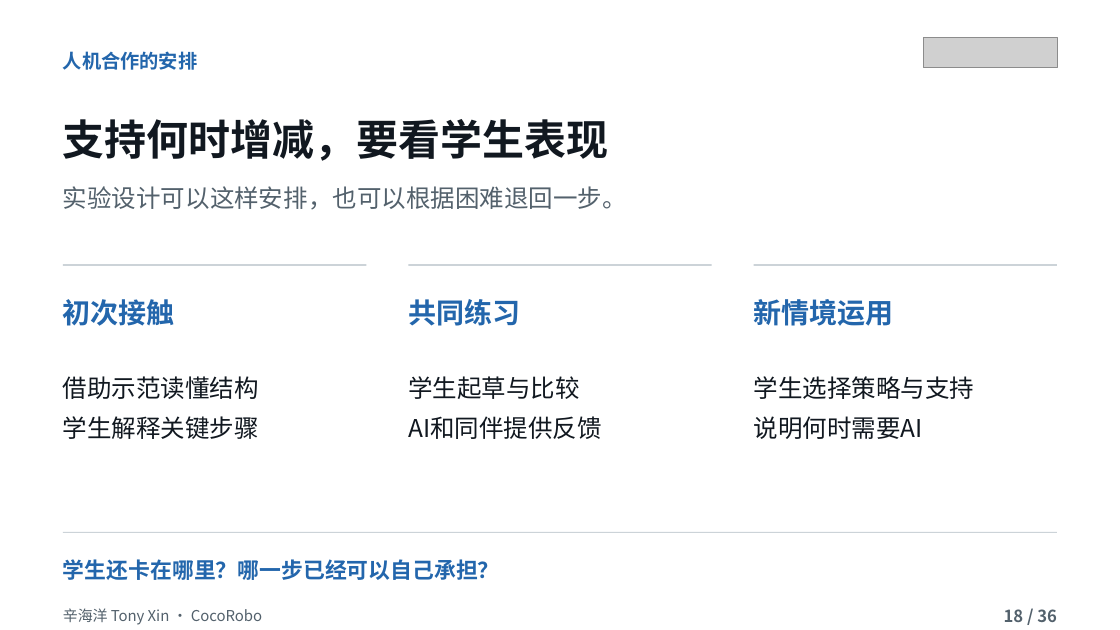
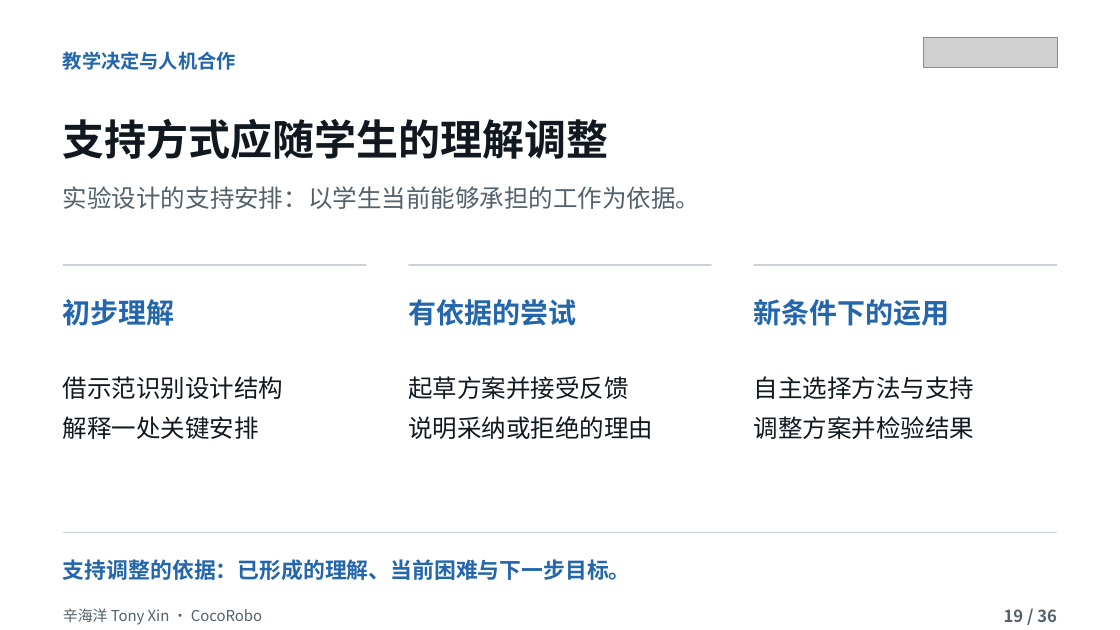
Before and after one commit to tonyxinvip/slides, a slide deck: slide 19 of education-purpose-ai-2026/downloads/AI_Education_Purpose_36slides.pptx (slide 18 before the commit). Drawn at 1120x630 pixels with LibreOffice and Linux fonts; fonts in the diff are those of the drawing; grey boxes stand for pictures. Boxes give left, top, right and bottom in pixels: in the first picture for what was removed or moved away, otherwise in the second. Text is boxed around its words. In the diff, an @@ line names an element or a change of style, - is before the commit and + after.

```diff
--- a/education-purpose-ai-2026/downloads/AI_Education_Purpose_36slides.pptx
+++ b/education-purpose-ai-2026/downloads/AI_Education_Purpose_36slides.pptx
@@ text at [63,51,236,70]: text changed @@
-人机合作的安排
+教学决定与人机合作
@@ text at [63,119,609,159]: text changed @@
-支持何时增减，要看学生表现
+支持方式应随学生的理解调整
@@ text at [63,186,700,209]: text changed @@
-实验设计可以这样安排，也可以根据困难退回一步。
+实验设计的支持安排：以学生当前能够承担的工作为依据。
@@ text at [63,299,175,326]: text changed @@
-初次接触
+初步理解
@@ text at [408,299,576,326]: text changed @@
-共同练习
+有依据的尝试
@@ text at [754,299,950,326]: text changed @@
-新情境运用
+新条件下的运用
@@ text at [63,376,284,439]: text changed @@
-借助示范读懂结构
-学生解释关键步骤
+借示范识别设计结构
+解释一处关键安排
@@ text at [408,376,653,439]: text changed @@
-学生起草与比较
-AI和同伴提供反馈
+起草方案并接受反馈
+说明采纳或拒绝的理由
@@ text at [754,376,975,439]: text changed @@
-学生选择策略与支持
-说明何时需要AI
+自主选择方法与支持
+调整方案并检验结果
@@ text at [63,559,631,580]: text changed @@
-学生还卡在哪里？哪一步已经可以自己承担？
+支持调整的依据：已形成的理解、当前困难与下一步目标。
```
Also in this commit, not shown: 23 other slides changed, 12 slides added, 12 slides removed, 5 other files.
